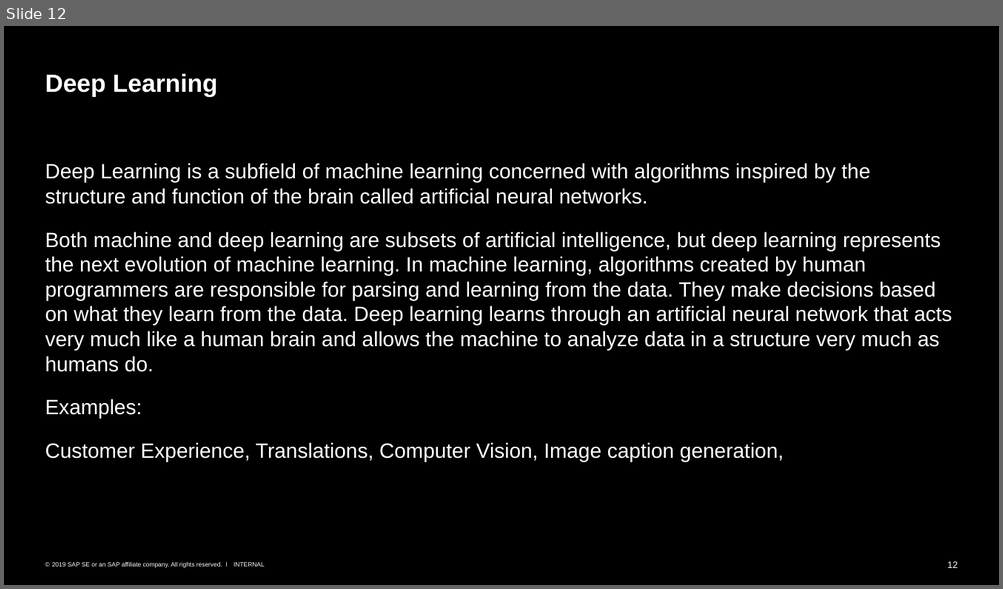
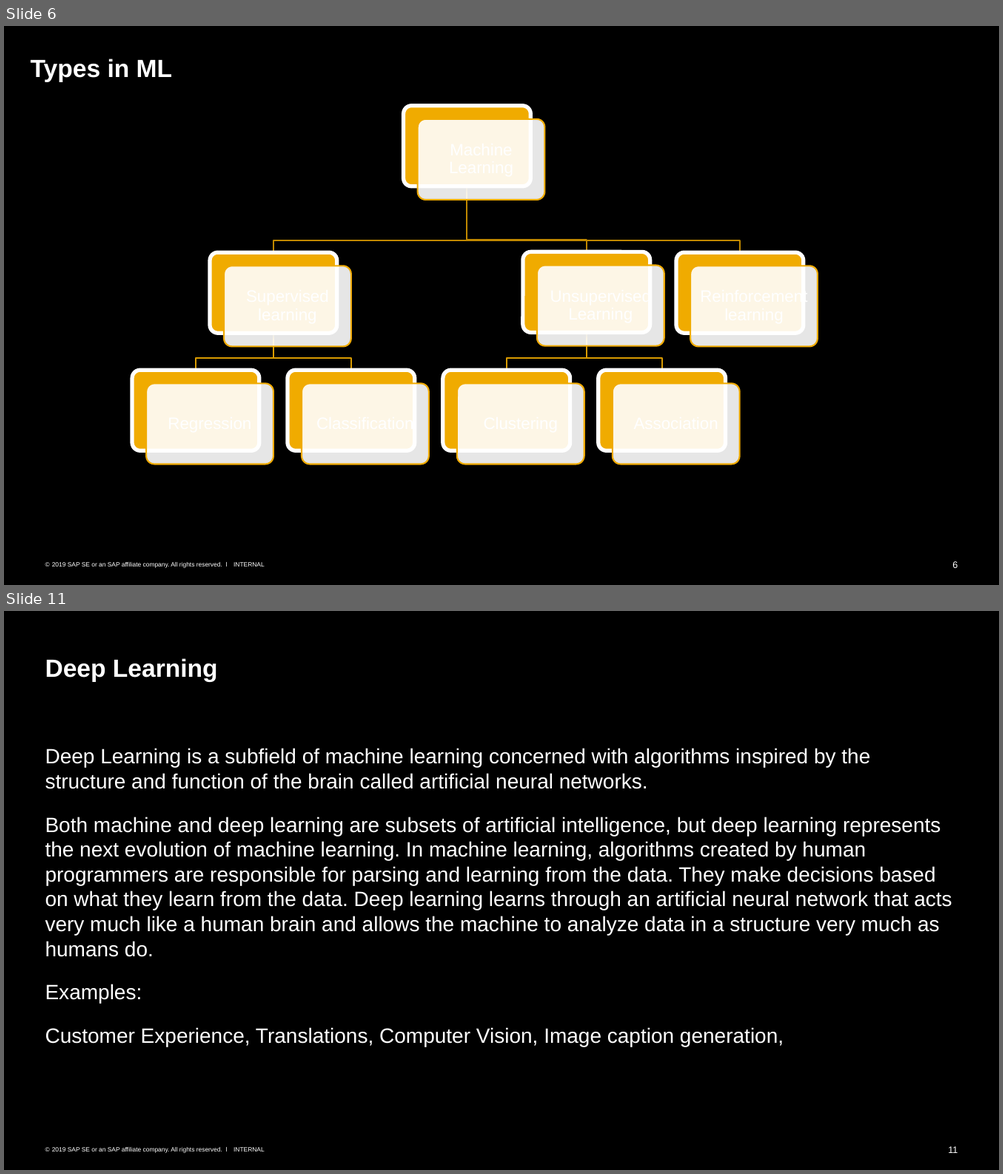
Before and after one commit to SherwinVarghese/Machine-Learning-TechknowSchool, a slide deck: Intro To ML and Data Science/Overview.pptx. Shown one above the other, each under a label of ours: slide 12 before the commit, slides 6 and 11 after it; the slides between them are not shown. The pictures are 1003x589 and 1003x1174 pixels, drawn with LibreOffice and Linux fonts; fonts in the diff are those of the drawing. Boxes give left, top, right and bottom in pixels: in the first picture for what was removed or moved away, otherwise in the second. Text is boxed around its words. In the diff, an @@ line names an element or a change of style, - is before the commit and + after.

```diff
--- a/Intro To ML and Data Science/Overview.pptx
+++ b/Intro To ML and Data Science/Overview.pptx
@@ slide 6 added at [4,26,999,585], background #000000; not listed: 3 template elements that a slide beside it also shows @@
@@ text added at [31,59,172,82], 24 pt, text #FFFFFF, bold @@
+Types in ML
@@ group added at [132,106,817,464]: 16 rounded rectangles, 7 freeform shapes @@
@@ what was slide 12 is now slide 11 @@
@@ page number at [948,1147,957,1153]: text changed @@
-12
+11
```
Also in this commit, not shown: 10 slides changed, 2 other slides added, 3 slides removed.
